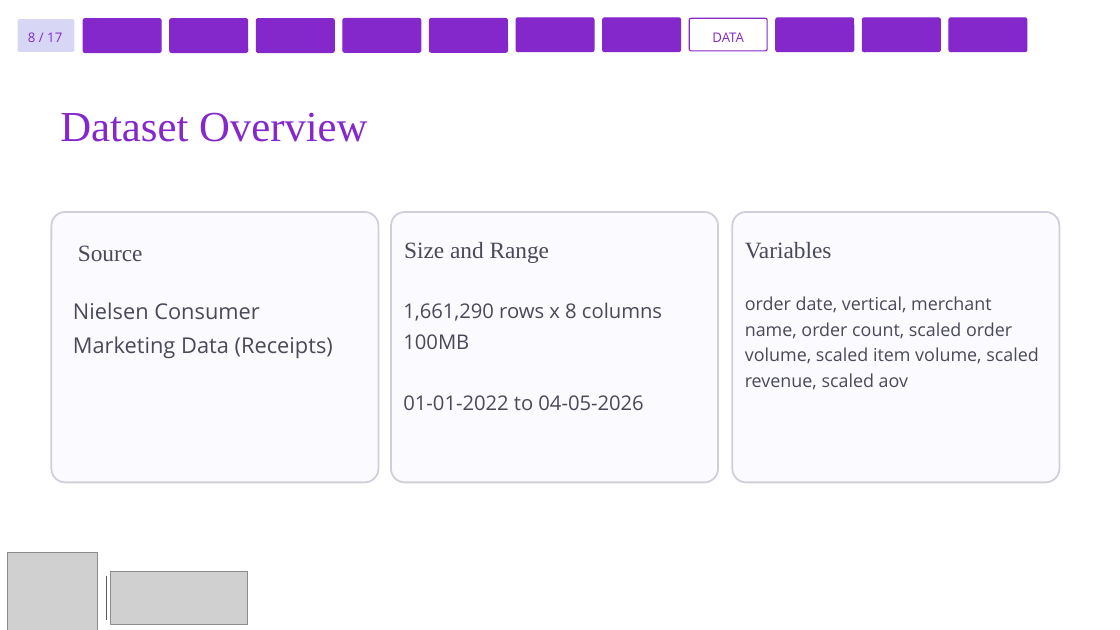
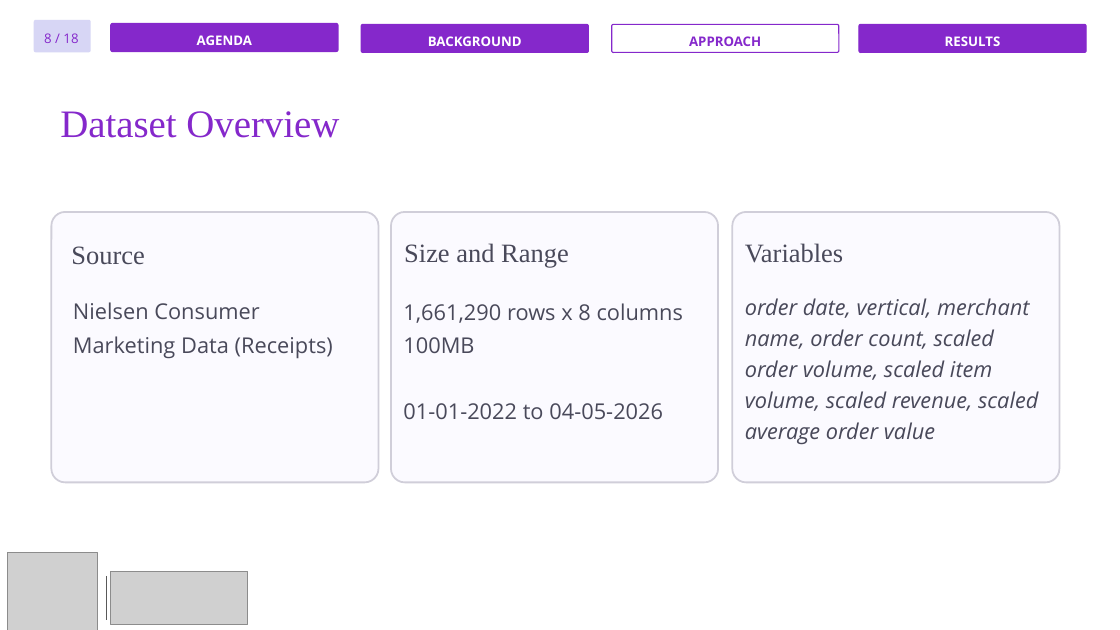
Before and after one commit to hkbuttar/Portfolio, a slide deck: slide 9 of assets/documents/experience/rakuten-capstone/Rakuten-Presentation.pptx. Drawn at 1120x630 pixels with LibreOffice and Linux fonts; fonts in the diff are those of the drawing; grey boxes stand for pictures. Boxes give left, top, right and bottom in pixels: in the first picture for what was removed or moved away, otherwise in the second. Text is boxed around its words. In the diff, an @@ line names an element or a change of style, - is before the commit and + after.

```diff
--- a/assets/documents/experience/rakuten-capstone/Rakuten-Presentation.pptx
+++ b/assets/documents/experience/rakuten-capstone/Rakuten-Presentation.pptx
@@ rounded rectangle: place and size @@
-rounded rectangle at bbox=[18, 19, 75, 52]
+rounded rectangle at bbox=[34, 20, 91, 53]
@@ rounded rectangle removed at bbox=[83, 19, 161, 53] @@
@@ rounded rectangle added at bbox=[111, 24, 338, 52], fill #8528CB, outline #8528CB 0.75 pt, 8.5 pt, text #FFFFFF, bold @@
+AGENDA
@@ rounded rectangle removed at bbox=[170, 19, 249, 53] @@
@@ rounded rectangle removed at bbox=[256, 19, 335, 53] @@
@@ rounded rectangle removed at bbox=[343, 18, 421, 52] @@
@@ rounded rectangle added at bbox=[362, 25, 589, 53], fill #8528CB, outline #8528CB 0.75 pt, 8.5 pt, text #FFFFFF, bold @@
+BACKGROUND
@@ rounded rectangle removed at bbox=[429, 18, 507, 52] @@
@@ rounded rectangle removed at bbox=[516, 18, 595, 52] @@
@@ rounded rectangle removed at bbox=[603, 18, 681, 52] @@
@@ rounded rectangle added at bbox=[612, 25, 839, 53], fill #FFFFFF, outline #8528CB 0.75 pt, 8.5 pt, text #8528CB, bold @@
+APPROACH
@@ rounded rectangle removed at bbox=[689, 18, 767, 50] @@
-DATA
@@ rounded rectangle removed at bbox=[776, 18, 855, 52] @@
@@ rounded rectangle added at bbox=[859, 25, 1086, 53], fill #8528CB, outline #8528CB 0.75 pt, 8.5 pt, text #FFFFFF, bold @@
+RESULTS
@@ rounded rectangle removed at bbox=[862, 18, 941, 52] @@
@@ rounded rectangle removed at bbox=[949, 18, 1027, 52] @@
@@ text at bbox=[44, 33, 78, 43]: text changed @@
-8 / 17
+8 / 18
@@ text "Dataset Overview" at bbox=[60, 111, 339, 138]: size 27.5 to 25 pt @@
@@ size 15 to 17 pt in 3 elements at bbox=[404, 243, 569, 268], bbox=[745, 243, 843, 263], bbox=[71, 246, 144, 265] @@
@@ text "Source": place and size @@
-text "Source" at bbox=[78, 245, 143, 261]
+text "Source" at bbox=[71, 246, 144, 265]
@@ text "1,661,290 rows x 8 columns" at bbox=[403, 303, 684, 419]: size 13 to 14 pt @@
@@ text at bbox=[745, 298, 1038, 444]: text changed; size 11.5 to 14 pt; italic on @@
-order date, vertical, merchant name, order count, scaled order volume, scaled item volume, scaled revenue, scaled aov
+order date, vertical, merchant name, order count, scaled order volume, scaled item volume, scaled revenue, scaled average order value
```
Also in this commit, not shown: 16 other slides changed, 63 slides added, 11 slides removed, 5 other files.
